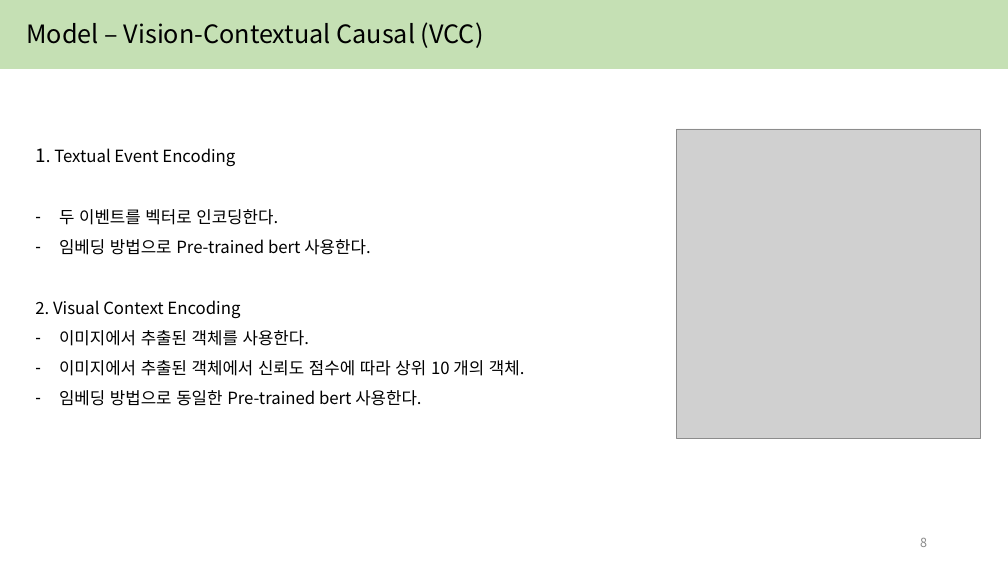
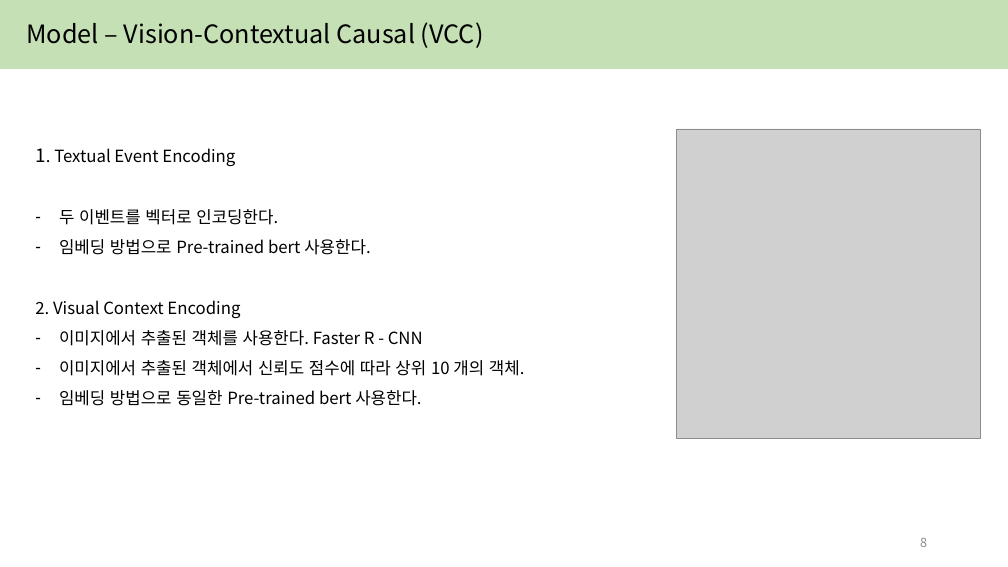
Before and after one commit to yejin087/study_image_caption, a slide deck: slide 8 of 3주차.pptx. Drawn at 1008x567 pixels with LibreOffice and Linux fonts; fonts in the diff are those of the drawing; grey boxes stand for pictures. Boxes give left, top, right and bottom in pixels: in the first picture for what was removed or moved away, otherwise in the second. Text is boxed around its words. In the diff, an @@ line names an element or a change of style, - is before the commit and + after.

```diff
--- a/3주차.pptx
+++ b/3주차.pptx
@@ text at (59,330,423,346): text changed @@
-– 이미지에서 추출된 객체를 사용한다.
+– 이미지에서 추출된 객체를 사용한다. Faster R - CNN
```
Also in this commit, not shown: 7 other slides changed, 4 other files.
